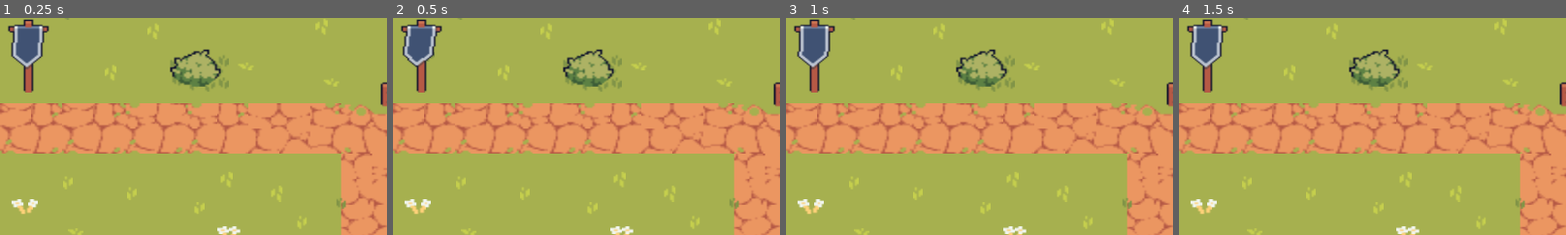
Above: before the commit, frames 1-4 (left to right).
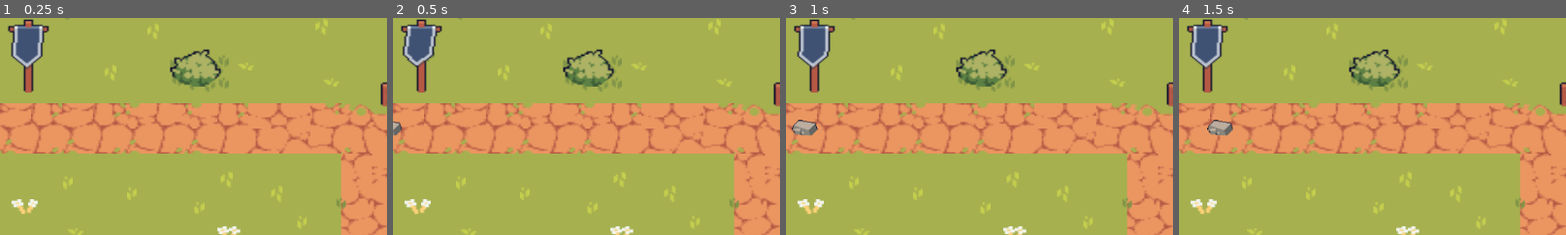
Above: after the commit, the same moments.

Repository: Matthewfrogman/Battle_towers
Game: Godot game, scene res://scenes/world_root.tscn
Same seed, same stepped clock (60 frames per second), same inputs: the game is played once before the commit and once after it. This scene is started directly instead of the project's main scene.
Inputs (mouse positions are % of the whole screen's width and height, from its top left):
- Up to frame 1 (0.25 s): no input
- Up to frame 2 (0.5 s): no input
- Up to frame 3 (1 s): move the mouse to (72, 45) at 0.52 s; click (72, 45) at 0.67 s
- Up to frame 4 (1.5 s): move the mouse to (30, 55) at 1.27 s; click (30, 55) at 1.42 s
The pictures show only the part of the screen within x 0-50%, y 4-54%; the shares and areas given below are measured in that part.

Frame 1 is identical in both runs. In frame 2, 0.1% of the frame differs, in the area x 0-3%, y 47-55%; in frame 3, 0.4%, in the area x 1-9%, y 46-55%; in frame 4, 0.4%.

Commit message:
Sample enemy movement on first map

Diff:
--- a/scenes/world_root.tscn
+++ b/scenes/world_root.tscn
@@ -1,7 +1,35 @@
 [gd_scene format=3 uid="uid://cjbqyrtwhecmc"]
 
-[ext_resource type="PackedScene" uid="uid://p14wp3x6gafg" path="res://Map_1.tscn" id="1_ycrkx"]
+[ext_resource type="PackedScene" path="res://Map_1.tscn" id="1_ycrkx"]
+[ext_resource type="PackedScene" uid="uid://dbkme0dbpyj5u" path="res://scenes/enemy_direction_collider.tscn" id="2_psreq"]
+[ext_resource type="PackedScene" uid="uid://cfamatig7kjw2" path="res://scenes/enemy_base.tscn" id="3_t21ho"]
 
 [node name="world_root" type="Node2D" unique_id=310671566]
 
 [node name="TileMap" parent="." unique_id=832691158 instance=ExtResource("1_ycrkx")]
+
+[node name="enemy_direction_collider" parent="." unique_id=283984963 instance=ExtResource("2_psreq")]
+position = Vector2(590, 204)
+send_direction = 4
+
+[node name="enemy_direction_collider2" parent="." unique_id=1909949172 instance=ExtResource("2_psreq")]
+position = Vector2(551, 530)
+send_direction = 1
+
+[node name="enemy_direction_collider3" parent="." unique_id=1069434146 instance=ExtResource("2_psreq")]
+position = Vector2(811, 501)
+
+[node name="enemy_direction_collider4" parent="." unique_id=345405683 instance=ExtResource("2_psreq")]
+position = Vector2(780, 164)
+send_direction = 1
+
+[node name="enemy_direction_collider5" parent="." unique_id=1921038550 instance=ExtResource("2_psreq")]
+position = Vector2(1041, 193)
+send_direction = 4
+
+[node name="enemy_direction_collider6" parent="." unique_id=370042678 instance=ExtResource("2_psreq")]
+position = Vector2(1019, 518)
+send_direction = 1
+
+[node name="enemy" parent="." unique_id=1334610211 instance=ExtResource("3_t21ho")]
+position = Vector2(-39, 190)
